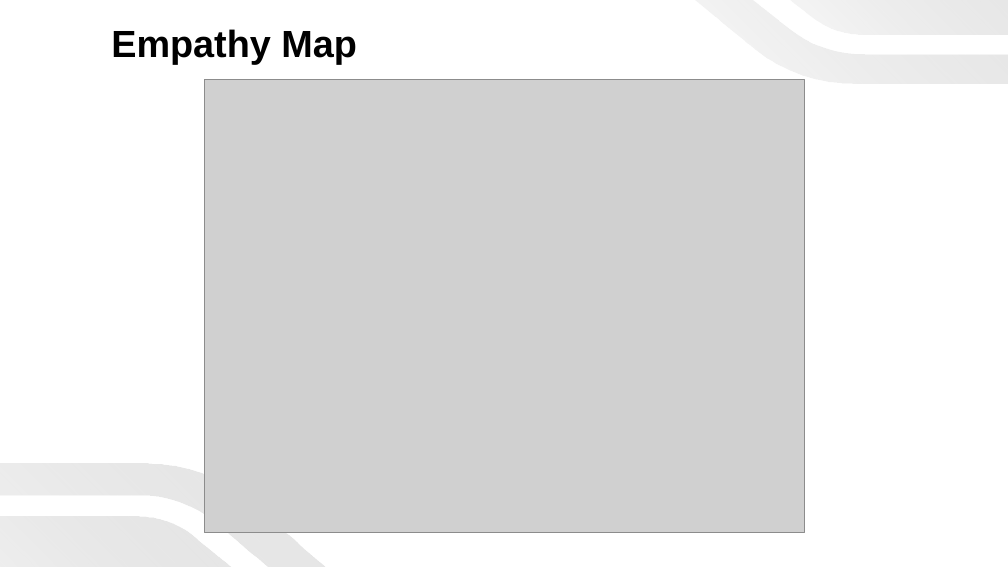
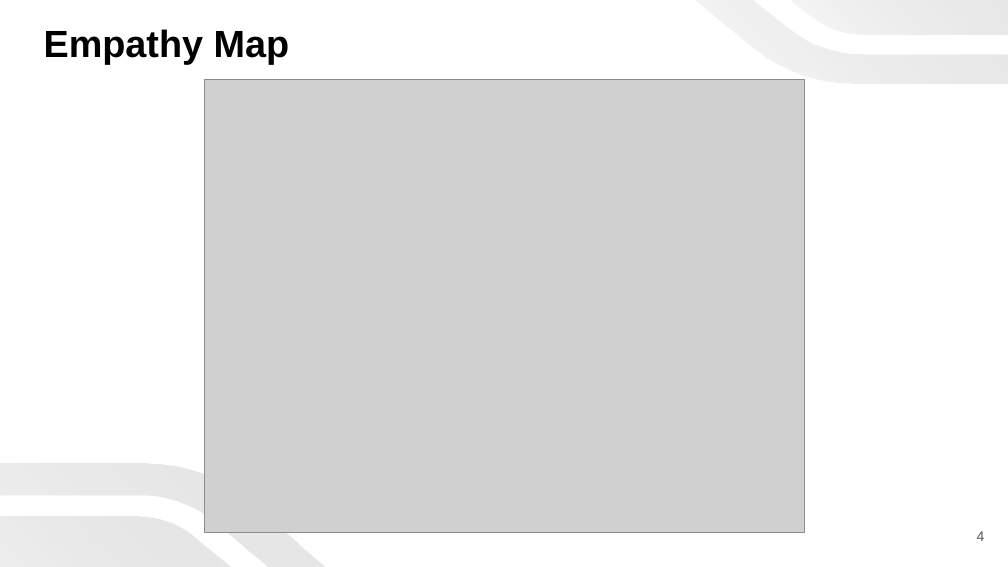
Before and after one commit to AVI-080602/FinalYearProjectOnboarding, a slide deck: slide 4 of Onboarding Presentation Slides.pptx. Drawn at 1008x567 pixels with LibreOffice and Linux fonts; fonts in the diff are those of the drawing; grey boxes stand for pictures. Boxes give left, top, right and bottom in pixels: in the first picture for what was removed or moved away, otherwise in the second. Text is boxed around its words. In the diff, an @@ line names an element or a change of style, - is before the commit and + after.

```diff
--- a/Onboarding Presentation Slides.pptx
+++ b/Onboarding Presentation Slides.pptx
@@ text "Empathy Map" at box(44, 29, 290, 64): alignment centre to left @@
@@ page number added at box(977, 531, 985, 541), 10 pt, text #595959 @@
+4
```
Also in this commit, not shown: 17 other slides changed, 2 slides removed.
